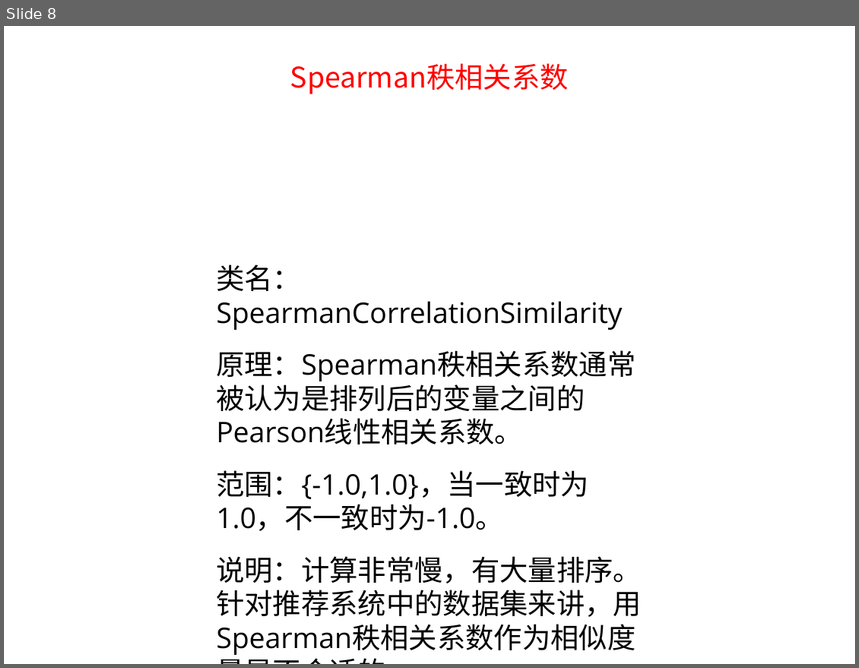
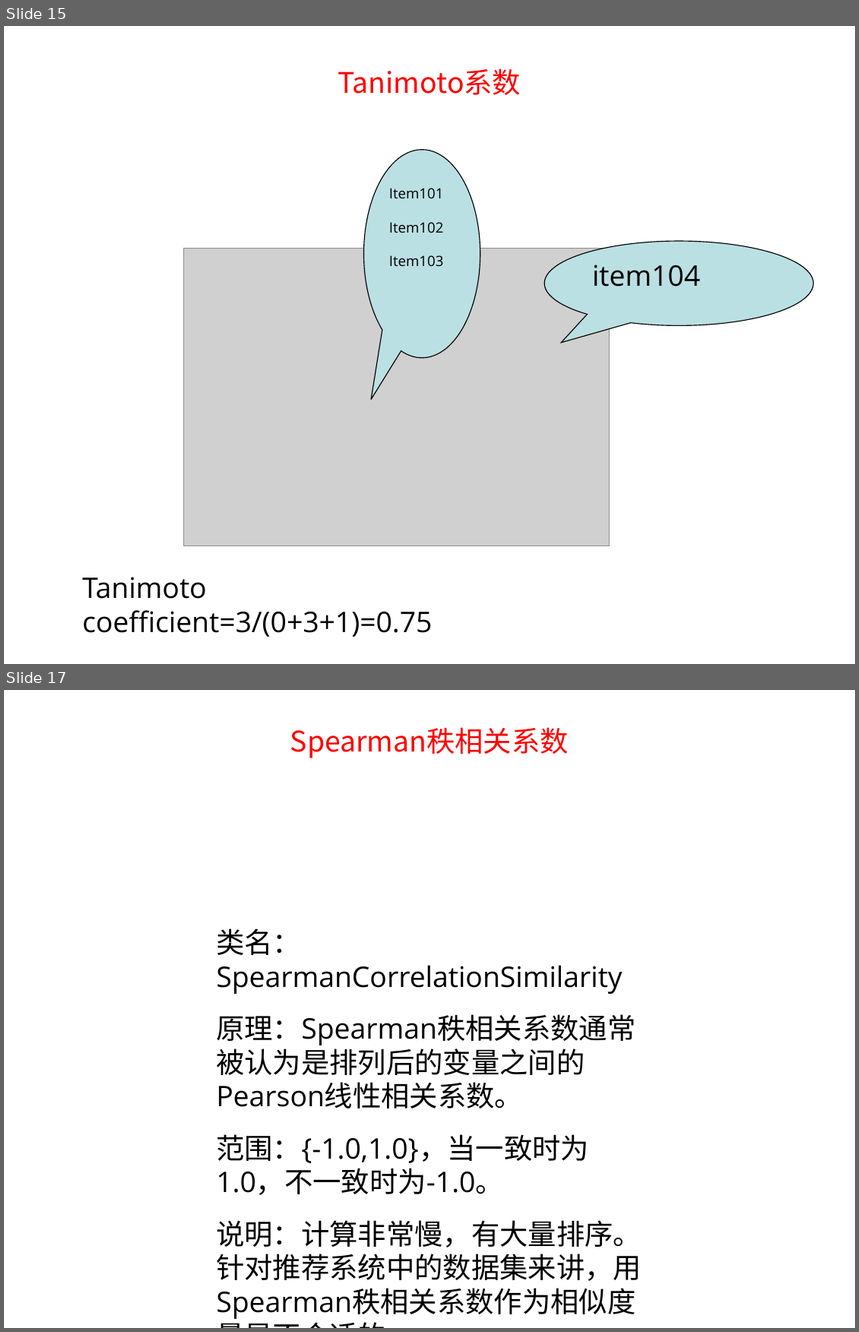
Before and after one commit to tianbaoxing/mahout-nbayes, a slide deck: doc/similarity_measure/similarity_measure.ppt. Shown one above the other, each under a label of ours: slide 8 before the commit, slides 15 and 17 after it; the slides between them are not shown. The pictures are 859x668 and 859x1332 pixels, drawn with LibreOffice and Linux fonts; fonts in the diff are those of the drawing; grey boxes stand for pictures. Boxes give left, top, right and bottom in pixels: in the first picture for what was removed or moved away, otherwise in the second. Text is boxed around its words. In the diff, an @@ line names an element or a change of style, - is before the commit and + after.

```diff
--- a/doc/similarity_measure/similarity_measure.ppt
+++ b/doc/similarity_measure/similarity_measure.ppt
@@ slide 15 added at (4,26,855,664), background #FFFFFF @@
@@ text added at (338,69,522,95), 24 pt, text gradient #FF0000 to #FFCC00 @@
+Tanimoto系数
@@ speech bubble added at (364,149,481,358), fill #BBE0E3, outline #000000 0.74 pt, 12 pt, text #000000 @@
+Item101
+Item102
+Item103
@@ picture added at (183,248,609,546) @@
@@ speech bubble added at (544,241,813,325), fill #BBE0E3, outline #000000 0.74 pt, 24 pt, text #000000 @@
+item104
@@ text added at (82,577,433,637), 24 pt, text #000000 @@
+Tanimoto coefficient=3/(0+3+1)=0.75
@@ what was slide 8 is now slide 17 @@
```
Also in this commit, not shown: 3 slides changed, 10 other slides added, 3 slides removed, 2 other files.
